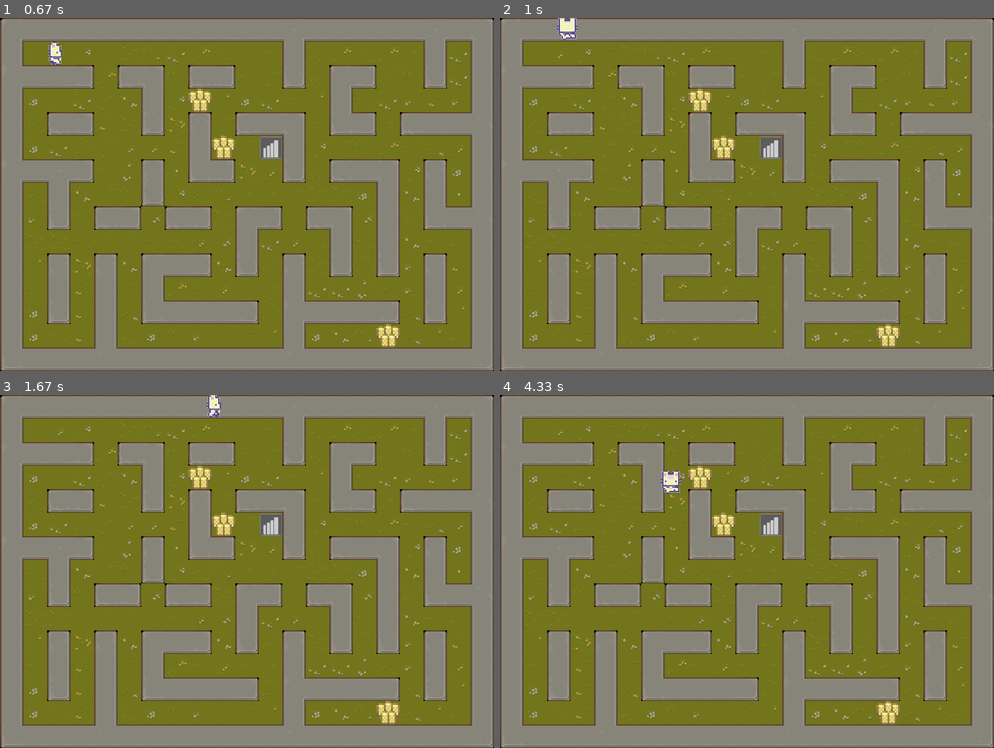
Above: before the commit, frames 1-4 (two rows, left to right).
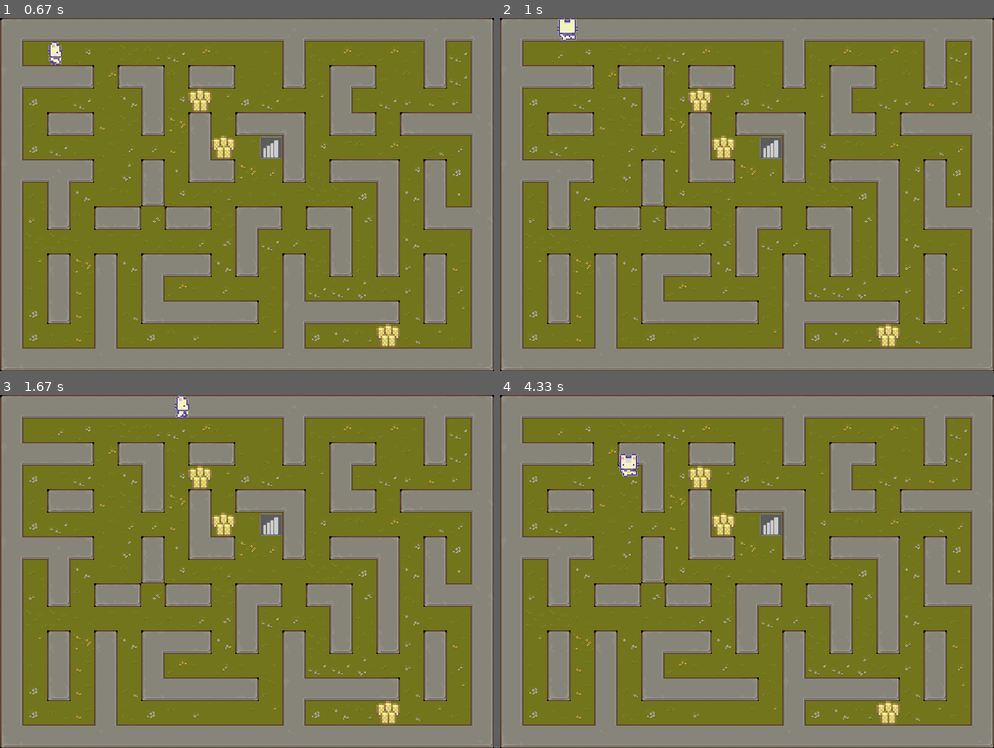
Above: after the commit, the same moments.

Repository: iiimagnum/PYgame_GROUP1
Game: pygame game, started from PygameProject/codes/Main.py
Same seed, same stepped clock (60 frames per second), same inputs: the game is played once before the commit and once after it.
Inputs:
- Up to frame 1 (0.67 s): hold Right from 0.33 s (still down)
- Up to frame 2 (1 s): release Right at 0.8 s; hold Up from 0.83 s (still down); tap Space at 0.9 s
- Up to frame 3 (1.67 s): release Up at 1.13 s; hold Right 1.17-1.63 s; tap Space at 1.23, 1.53 s
- Up to frame 4 (4.33 s): hold Left 1.67-2.2 s; tap Space at 1.73, 2.03, 2.3, 2.63, 2.93, 3.07, 3.47, 3.77, 4.13 s; hold Down 2.23-2.53 s; hold Left 2.57-2.97 s; hold Up 3-3.37 s; hold Right 3.4-4.03 s; hold Down from 4.07 s (still down)

Frame 1 is identical in both runs. In frame 2, 0.1% of the frame differs, in the area x 11-16%, y 0-7%; in frame 3, 0.3%; in frame 4, 0.4%, in the area x 23-37%, y 16-28%.

Commit message:
integrate player and maze

Diff:
--- a/PygameProject/codes/Main.py
+++ b/PygameProject/codes/Main.py
@@ -5,6 +5,7 @@
 from Props import *
 from settings import *
 from Maze import *
+from Wall import *
 
 
 def main():
@@ -17,6 +18,13 @@
     maze = Maze()
     maze.SummonMaze()
     wall_group = pygame.sprite.Group()
+    for i in range(MAZE_Y * 2 + 1):
+        for j in range(MAZE_X * 2 + 1):
+            if maze.CurrentMazeInfo[i, j].cellType == 0:
+                # print(str(i) + " " + str(j))
+                x = j * 40 + 20
+                y = i * 40 + 20
+                wall_group.add(Wall((x, y)))
 
     '''Player'''
     player = Player(60, 60)
--- a/PygameProject/codes/Wall.py
+++ b/PygameProject/codes/Wall.py
@@ -5,7 +5,7 @@
     def  __init__(self, pos):
         pygame.sprite.Sprite.__init__(self)
 
-        self.image = pygame.Surface([64, 64])
+        self.image = pygame.Surface([40, 40])
         self.image.fill((167, 255, 100))
         self.image.set_colorkey((255, 100, 98))
         self.rect = self.image.get_rect(center=pos)
